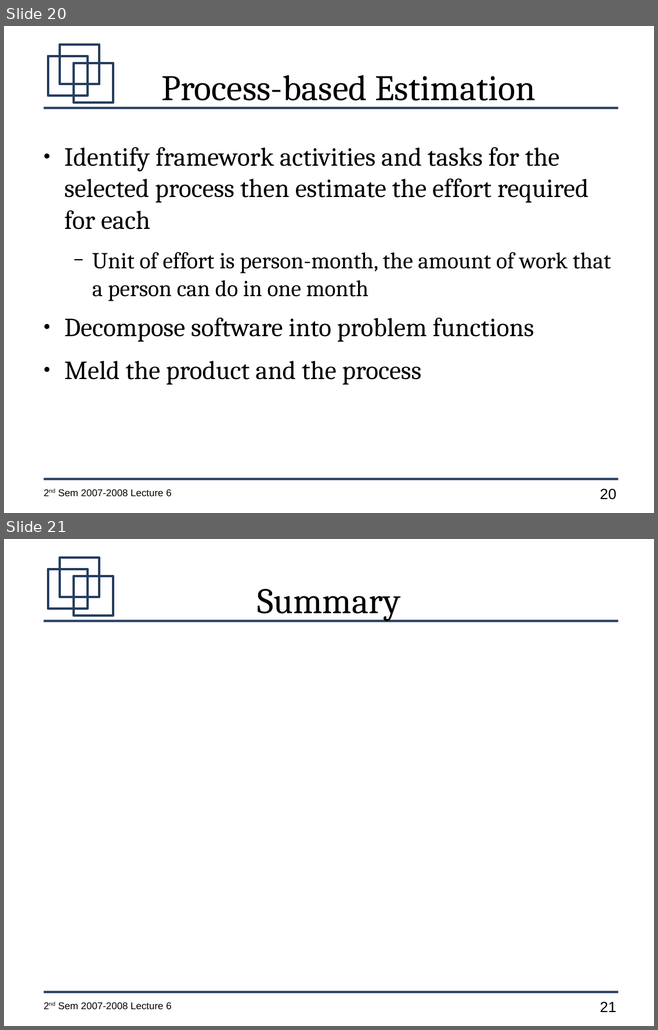
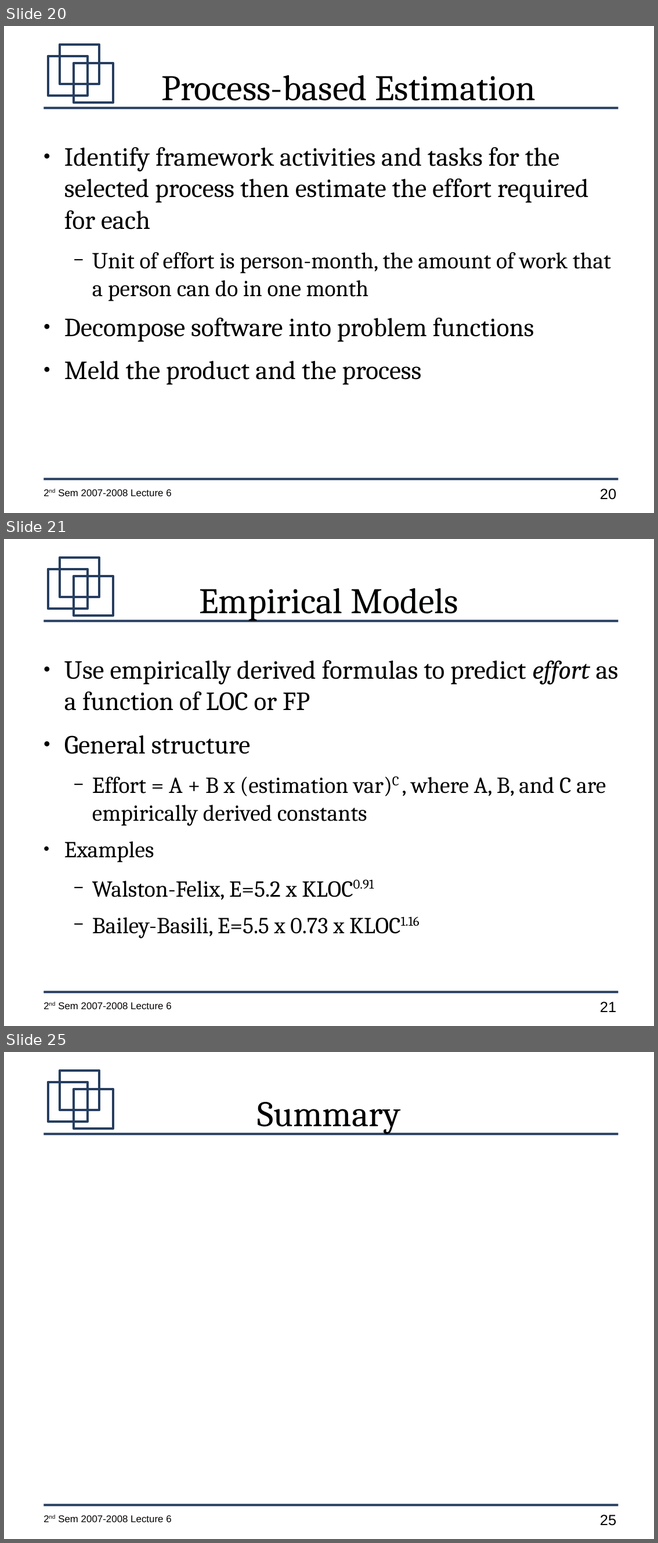
Before and after one commit to jachermocilla/jach-homepage, a slide deck: CMSC128-2nd-Sem-2007-L6.odp. Shown one above the other, each under a label of ours: slides 20 and 21 before the commit, slides 20, 21 and 25 after it; the slides between them are not shown. The pictures are 658x1030 and 658x1543 pixels, drawn with LibreOffice and Linux fonts; fonts in the diff are those of the drawing. Boxes give left, top, right and bottom in pixels: in the first picture for what was removed or moved away, otherwise in the second. Text is boxed around its words. In the diff, an @@ line names an element or a change of style, - is before the commit and + after.

```diff
--- a/CMSC128-2nd-Sem-2007-L6.odp
+++ b/CMSC128-2nd-Sem-2007-L6.odp
@@ slide 21 added at (4,539,654,1026), background #FFFFFF; not listed: 7 template elements that a slide beside it also shows @@
@@ title added at (199,588,458,621), 44 pt, text #000000 @@
+Empirical Models
@@ text added at (64,660,618,939), 28 pt, text #000000 @@
+● Use empirically derived formulas to predict effort as a function of LOC or FP
+● General structure
+  − Effort = A + B x (estimation var)C , where A, B, and C are empirically derived constants
+● Examples
+  − Walston-Felix, E=5.2 x KLOC0.91
+  − Bailey-Basili, E=5.5 x 0.73 x KLOC1.16
@@ what was slide 21 is now slide 25 @@
@@ page number at (600,1515,616,1526): text changed @@
-21
+25
```
Also in this commit, not shown: 3 other slides added, 1 other file.
